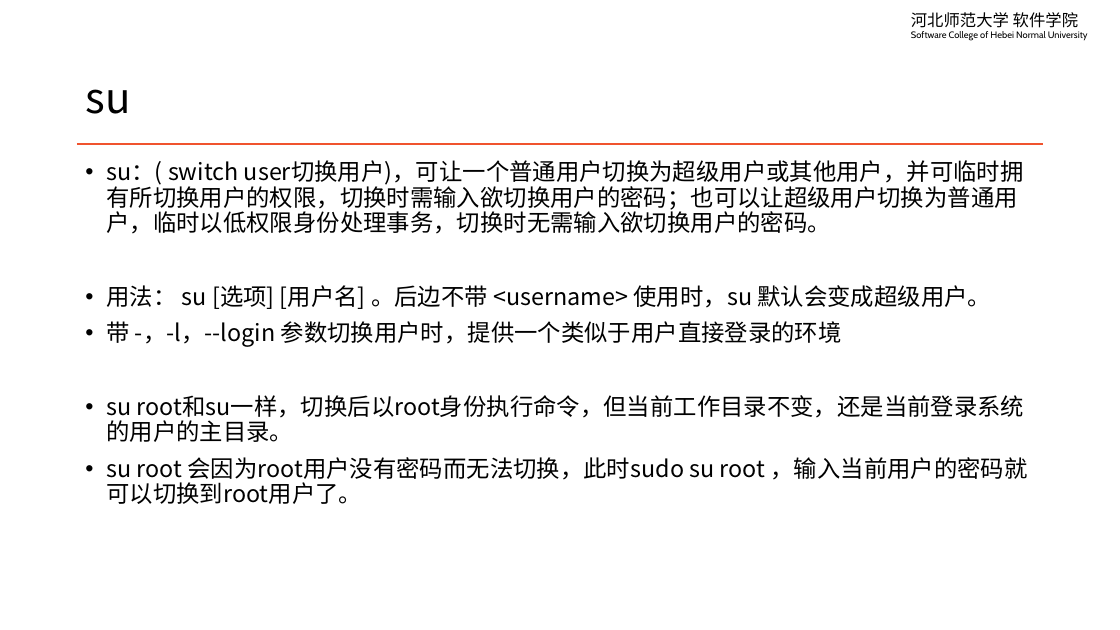
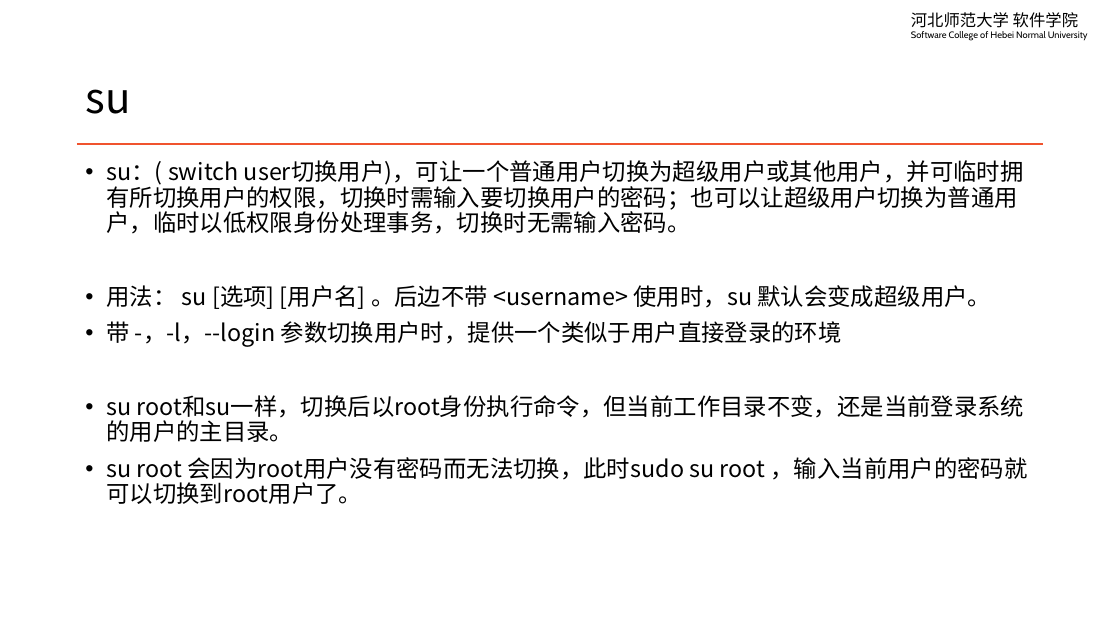
Before and after one commit to edu2act/course-linux-system, a slide deck: slide 9 of materials/slides/ch05-user-managment.pptx. Drawn at 1120x630 pixels with LibreOffice and Linux fonts; fonts in the diff are those of the drawing. Boxes give left, top, right and bottom in pixels: in the first picture for what was removed or moved away, otherwise in the second. Text is boxed around its words. In the diff, an @@ line names an element or a change of style, - is before the commit and + after.

```diff
--- a/materials/slides/ch05-user-managment.pptx
+++ b/materials/slides/ch05-user-managment.pptx
@@ text at (106,160,1024,234): text changed @@
-• su：( switch user切换用户)，可让一个普通用户切换为超级用户或其他用户，并可临时拥有所切换用户的权限，切换时需输入欲切换用户的密码；也可以让超级用户切换为普通用户，临时以低权限身份处理事务，切换时无需输入欲切换用户的密码。
+• su：( switch user切换用户)，可让一个普通用户切换为超级用户或其他用户，并可临时拥有所切换用户的权限，切换时需输入要切换用户的密码；也可以让超级用户切换为普通用户，临时以低权限身份处理事务，切换时无需输入密码。
```
Also in this commit, not shown: 3 other slides changed, 9 other files.
